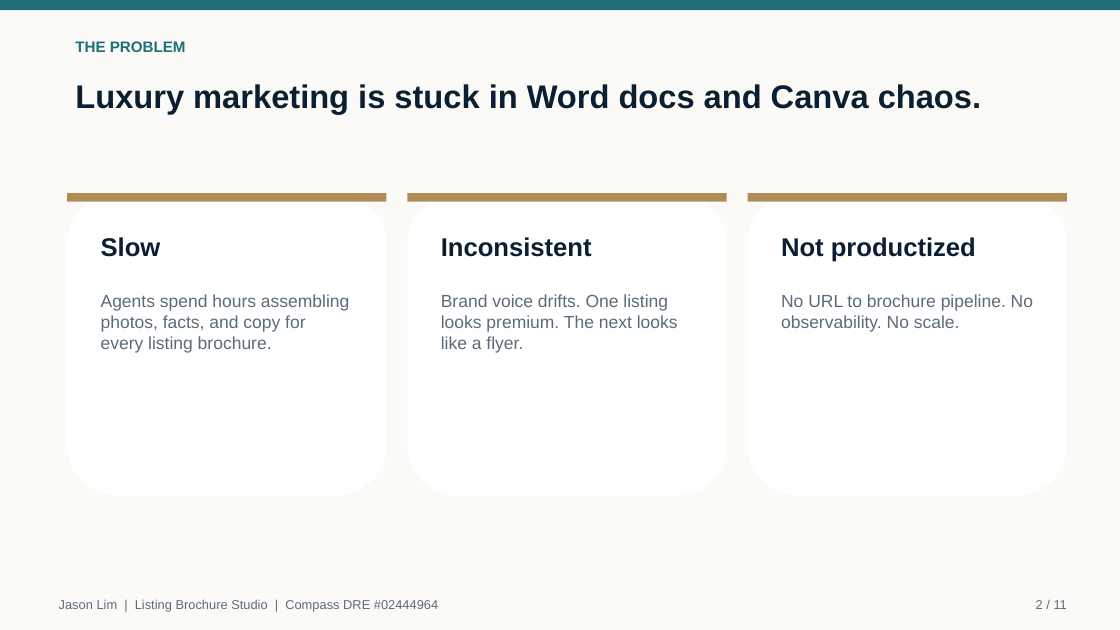
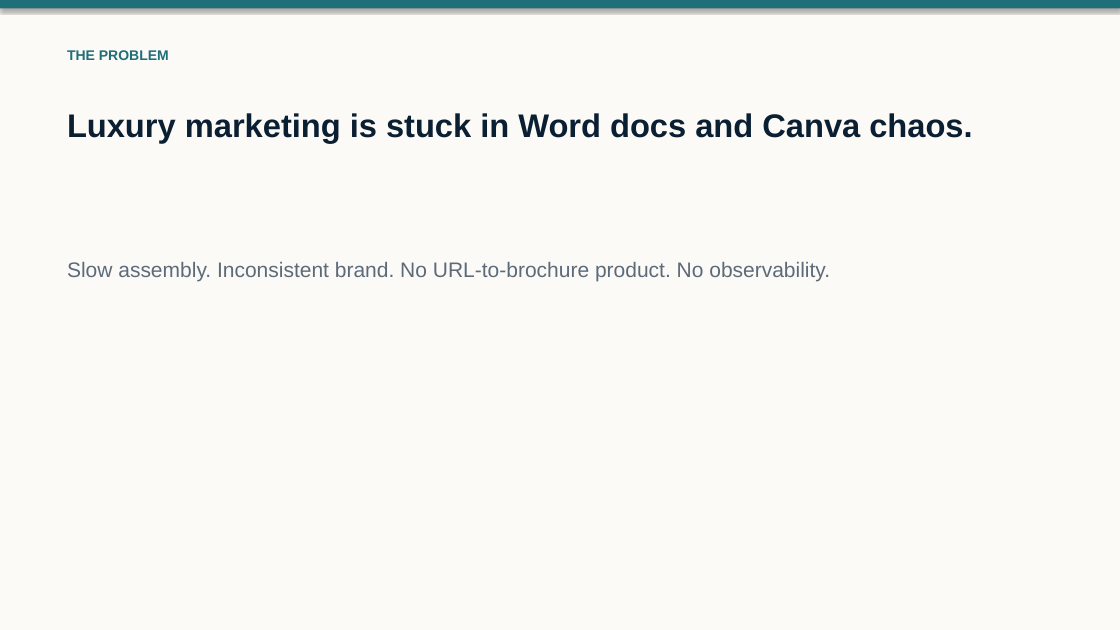
Before and after one commit to jhhlim/LLMFundamentals, a slide deck: slide 2 of Jason_Lim_Project_Notes_Demo_10min_VC_Pitch_Keynote.pptx. Drawn at 1120x630 pixels with LibreOffice and Linux fonts; fonts in the diff are those of the drawing. Boxes give left, top, right and bottom in pixels: in the first picture for what was removed or moved away, otherwise in the second. Text is boxed around its words. In the diff, an @@ line names an element or a change of style, - is before the commit and + after.

```diff
--- a/Jason_Lim_Project_Notes_Demo_10min_VC_Pitch_Keynote.pptx
+++ b/Jason_Lim_Project_Notes_Demo_10min_VC_Pitch_Keynote.pptx
@@ rectangle at (x1=0, y1=0, x2=1120, y2=630): shadow on @@
@@ rectangle at (x1=0, y1=0, x2=1120, y2=8): shadow on @@
@@ text "THE PROBLEM" moved from (x1=75, y1=41, x2=186, y2=52) to (x1=67, y1=50, x2=169, y2=60) @@
@@ text "THE PROBLEM" at (x1=67, y1=50, x2=169, y2=60): size 13 to 12 pt; less space between paragraphs @@
@@ text "Luxury marketing is stuck in ..." moved from (x1=75, y1=84, x2=981, y2=114) to (x1=67, y1=113, x2=972, y2=143) @@
@@ text "Luxury marketing is stuck in ..." at (x1=67, y1=113, x2=972, y2=143): less space between paragraphs @@
@@ rounded rectangle removed at (x1=67, y1=193, x2=386, y2=496) @@
@@ rectangle removed at (x1=67, y1=193, x2=386, y2=202) @@
@@ rounded rectangle removed at (x1=408, y1=193, x2=727, y2=496) @@
@@ rectangle removed at (x1=408, y1=193, x2=727, y2=202) @@
@@ rounded rectangle removed at (x1=748, y1=193, x2=1067, y2=496) @@
@@ rectangle removed at (x1=748, y1=193, x2=1067, y2=202) @@
@@ text removed at (x1=101, y1=237, x2=161, y2=257) @@
-Slow
@@ text removed at (x1=441, y1=237, x2=592, y2=257) @@
-Inconsistent
@@ text removed at (x1=781, y1=237, x2=976, y2=262) @@
-Not productized
@@ text at (x1=67, y1=262, x2=830, y2=281): text changed; size 15 to 18 pt @@
-No URL to brochure pipeline. No observability. No scale.
+Slow assembly. Inconsistent brand. No URL-to-brochure product. No observability.
@@ text removed at (x1=101, y1=294, x2=349, y2=353) @@
-Agents spend hours assembling photos, facts, and copy for every listing brochure.
@@ text removed at (x1=441, y1=294, x2=678, y2=353) @@
-Brand voice drifts. One listing looks premium. The next looks like a flyer.
@@ text removed at (x1=59, y1=600, x2=438, y2=612) @@
-Jason Lim | Listing Brochure Studio | Compass DRE #02444964
@@ text removed at (x1=1036, y1=600, x2=1067, y2=609) @@
-2 / 11
```
Also in this commit, not shown: 9 other slides changed, 1 slide added, 1 slide removed, 3 other files.
